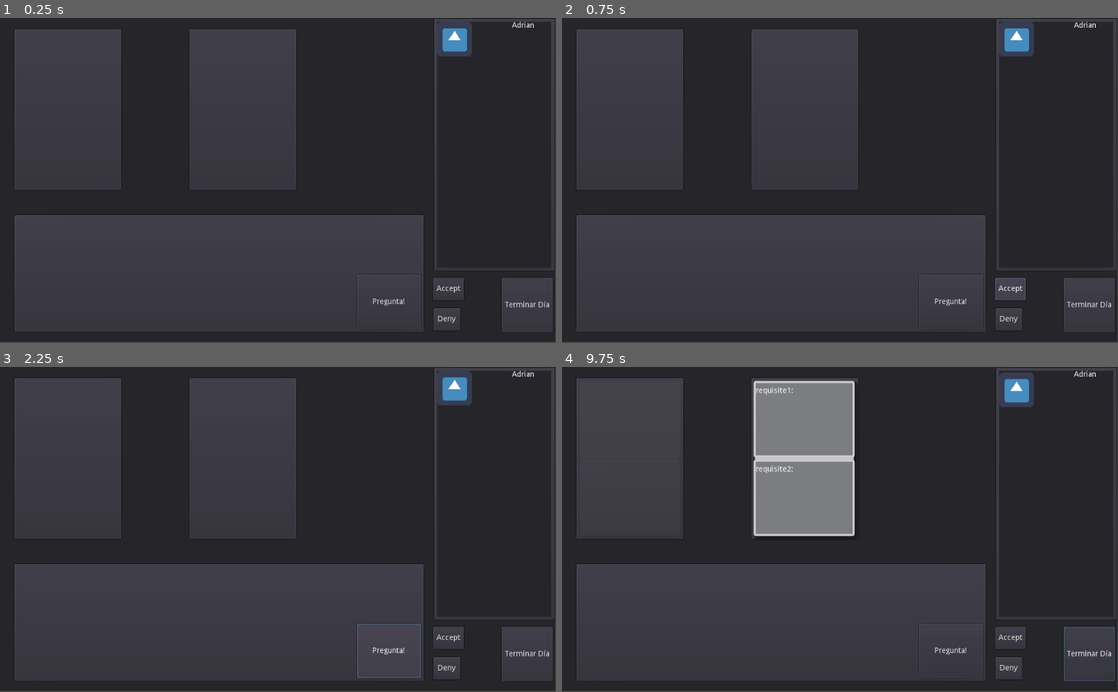
Above: before the commit, frames 1-4 (two rows, left to right).
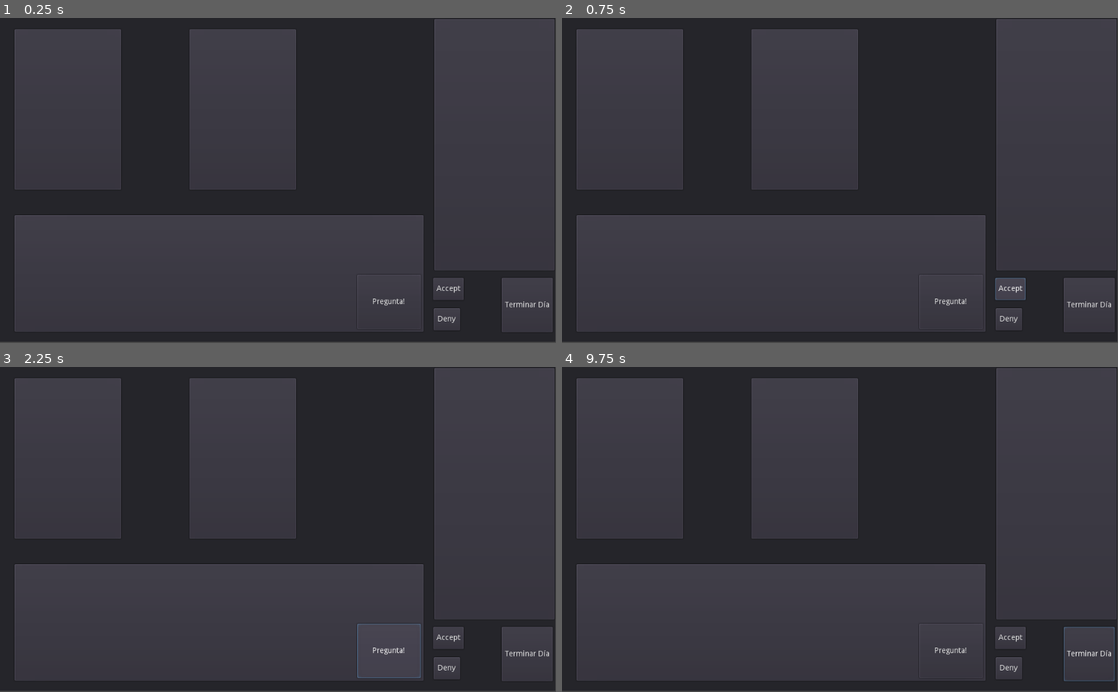
Above: after the commit, the same moments.

Repository: Clovisindo/CV-Please
Game: Godot game, scene res://scenes/main/main.tscn
Same seed, same stepped clock (60 frames per second), same inputs: the game is played once before the commit and once after it. The engine's default icon, where the game draws it, is replaced by a stand-in: a white triangle on a blue panel in a dark square.
Inputs (mouse positions are in pixels of both pictures, inside the frame that each line leads up to):
- Up to frame 1 (0.25 s): no input
- Up to frame 2 (0.75 s): click "Accept" at 0.5 s
- Up to frame 3 (2.25 s): click "Accept" at 1.25 s; click "Pregunta!" at 2 s
- Up to frame 4 (9.75 s): click "Deny" at 2.75 s; click "Terminar Día" at 3.5 s; click "Pregunta!" at 4.25 s; click "Deny" at 5 s; click "Terminar Día" at 5.75 s; click "Pregunta!" at 6.5 s; click "Accept" at 7.25 s; click "Deny" at 8 s; click "Terminar Día" at 8.75 s; tap Enter at 9.5 s; move the mouse to (1056, 493) at 9.52 s; click (1056, 493) at 9.67 s

The runs differ from the first frame. In frame 1, 9.3% of the frame differs, in the area x 78-100%, y 1-49%; in frame 2, 9.3%; in frame 3, 9.3%; in frame 4, 18%, in the area x 34-100%, y 1-53%.
Error in both runs: Invalid type in function 'add_data' in base 'Panel (applicant.gd)'. Cannot convert argument 2 from Array to Dictionary. (res://scenes/main/game_manager.gd:85)

Commit message:
Correcion problemas parametros enum
Corregido que , parece ser que al aplicar los recursos como variables, aplicaba la lectura de los enums de forma distinta, se arregla modificando en la escena de generacion de puzzle, que guarde el valor del enum y nu la clave.
Generados los puzzles actuales con el nuevo formato.

Diff:
--- a/data/puzzles/Adrian.tres
+++ b/data/puzzles/Adrian.tres
@@ -1,40 +1,77 @@
-[gd_resource type="Resource" load_steps=2 format=2]
+[gd_resource type="Resource" load_steps=14 format=2]
 
-[ext_resource path="res://src/levels/puzzle.gd" type="Script" id=1]
+[ext_resource path="res://src/domain/resources/resource_validation_response.gd" type="Script" id=1]
+[ext_resource path="res://src/levels/puzzle.gd" type="Script" id=2]
+[ext_resource path="res://src/domain/resources/resource_dummy_responses.gd" type="Script" id=3]
+[ext_resource path="res://src/domain/resources/resource_question_answer.gd" type="Script" id=4]
+[ext_resource path="res://src/domain/resources/resource_timeline_job.gd" type="Script" id=5]
+
+[sub_resource type="Resource" id=1]
+script = ExtResource( 4 )
+textUI = "requisite1"
+textUI_secondary = "requisite2"
+question = "question1"
+answer = "answer1"
+
+[sub_resource type="Resource" id=2]
+script = ExtResource( 3 )
+textUI = "no response"
+response = "no response2"
+
+[sub_resource type="Resource" id=3]
+script = ExtResource( 4 )
+textUI = "test1"
+textUI_secondary = ""
+question = "question1"
+answer = "answer1"
+
+[sub_resource type="Resource" id=4]
+script = ExtResource( 4 )
+textUI = "test2"
+textUI_secondary = ""
+question = "question2"
+answer = "answer2"
+
+[sub_resource type="Resource" id=5]
+script = ExtResource( 4 )
+textUI = "skill1"
+textUI_secondary = ""
+question = "question1"
+answer = "answer1"
+
+[sub_resource type="Resource" id=6]
+script = ExtResource( 4 )
+textUI = "skill2"
+textUI_secondary = ""
+question = "question2"
+answer = "answer2"
+
+[sub_resource type="Resource" id=7]
+script = ExtResource( 5 )
+textUI = "job1"
+timejob = " from date X to date Y"
+
+[sub_resource type="Resource" id=8]
+script = ExtResource( 1 )
+validationOKResp = "ok"
+validationNOKResp = "nok"
 
 [resource]
-script = ExtResource( 1 )
-validation_response = {
-"validationNOK": "message NOK",
-"validationOK": "message OK"
-}
-description = "description for design"
-dummy_comments = {
-"dummy1": "Dummy message 1",
-"dummy2": "Dummy message 2"
-}
+script = ExtResource( 2 )
+validation_response = [ SubResource( 8 ) ]
+description = "test puzzle"
+dummy_comments = [ SubResource( 2 ) ]
 applicant_name = "Adrian"
-appl_image = "adrian.png"
+appl_image = "Adrian.png"
 validate_solution = false
-work_type = 0
-difficulty = 0
-level_day = 0
-time_limit = 11
-requisites_answers = {
-"requisite1:": " question 1 player | answer 1 applicant",
-"requisite2:": " question 2 player | answer 2 applicant"
-}
-cross_questions = {
-"requisite1|requisite2:": " question 1 player | answer 1 applicant"
-}
+work_type = 1
+difficulty = 1
+level_day = 1
+time_limit = 5
+requisites_answers = [ SubResource( 3 ), SubResource( 4 ) ]
+cross_questions = [ SubResource( 1 ) ]
 salary_offer = 20000
 special_condition = "test"
-skills_answers = {
-"Skills1:": " question 1 player | answer 1 applicant",
-"Skills2:": " question 2 player | answer 2 applicant"
-}
-timeline_jobs = {
-"job1 ": " from date X to date Y",
-"job2 ": " from date 2X to date 2Y"
-}
-min_salary = 25000
+skills_answers = [ SubResource( 5 ), SubResource( 6 ) ]
+timeline_jobs = [ SubResource( 7 ) ]
+min_salary = 22000
--- a/data/puzzles/Clovis.tres
+++ b/data/puzzles/Clovis.tres
@@ -1,45 +1,77 @@
-[gd_resource type="Resource" load_steps=8 format=2]
+[gd_resource type="Resource" load_steps=14 format=2]
 
 [ext_resource path="res://src/levels/puzzle.gd" type="Script" id=1]
 [ext_resource path="res://src/domain/resources/resource_validation_response.gd" type="Script" id=2]
 [ext_resource path="res://src/domain/resources/resource_dummy_responses.gd" type="Script" id=3]
+[ext_resource path="res://src/domain/resources/resource_question_answer.gd" type="Script" id=4]
+[ext_resource path="res://src/domain/resources/resource_timeline_job.gd" type="Script" id=5]
 
-[sub_resource type="Resource" id=1]
+[sub_resource type="Resource" id=6]
+script = ExtResource( 4 )
+textUI = "Visual C# and entity framework:"
+textUI_secondary = "Good resolution skills and proactive:"
+question = "question 1 player "
+answer = " answer 1 applicant"
+
+[sub_resource type="Resource" id=7]
 script = ExtResource( 3 )
-textUI = ""
-response = ""
+textUI = "Already talk about that"
+response = "Don't know what to say"
 
-[sub_resource type="Resource" id=3]
-script = ExtResource( 3 )
-textUI = ""
-response = ""
+[sub_resource type="Resource" id=8]
+script = ExtResource( 4 )
+textUI = "Sql server relational DB:"
+textUI_secondary = ""
+question = "You work something with relational databases? "
+answer = " Yes, all my project work with relational tables."
 
-[sub_resource type="Resource" id=2]
+[sub_resource type="Resource" id=9]
+script = ExtResource( 4 )
+textUI = "Visual C# and entity framework:"
+textUI_secondary = ""
+question = " How many work experience you have in these tecnologies? "
+answer = " I made some tiny projects in class, like a videoclub and hotel check in app."
+
+[sub_resource type="Resource" id=10]
+script = ExtResource( 4 )
+textUI = "Good communication and self organization skills:"
+textUI_secondary = ""
+question = "What would you say are your strenghts in this? "
+answer = " I work and organize well my job on little tasks to improve my perfomance."
+
+[sub_resource type="Resource" id=11]
+script = ExtResource( 4 )
+textUI = "Good resolution skills and proactive:"
+textUI_secondary = ""
+question = "What do you mean with this? "
+answer = " I work step by step trying to find the better solution with independence."
+
+[sub_resource type="Resource" id=12]
+script = ExtResource( 5 )
+textUI = "Infrastructure technician at University of Vigo "
+timejob = "from April 2014 to date June 2014"
+
+[sub_resource type="Resource" id=13]
 script = ExtResource( 2 )
-validationOKResp = ""
-validationNOKResp = ""
-
-[sub_resource type="Resource" id=4]
-script = ExtResource( 2 )
-validationOKResp = ""
-validationNOKResp = ""
+validationOKResp = "Thanks for the job!"
+validationNOKResp = "Guess better luck next time..."
 
 [resource]
 script = ExtResource( 1 )
-validation_response = [ SubResource( 2 ), SubResource( 4 ) ]
-description = ""
-dummy_comments = [ SubResource( 1 ), SubResource( 3 ) ]
+validation_response = [ SubResource( 13 ) ]
+description = "First level design"
+dummy_comments = [ SubResource( 7 ) ]
 applicant_name = "Clovis"
-appl_image = "clovis"
-validate_solution = false
-work_type = "special_type2"
-difficulty = "hard"
-level_day = "level_3"
-time_limit = 11
-requisites_answers = [  ]
-cross_questions = [  ]
-salary_offer = 0
-special_condition = ""
-skills_answers = [  ]
-timeline_jobs = [  ]
-min_salary = 0
+appl_image = "Clovis.png"
+validate_solution = true
+work_type = 0
+difficulty = 0
+level_day = 0
+time_limit = 5
+requisites_answers = [ SubResource( 8 ), SubResource( 9 ) ]
+cross_questions = [ SubResource( 6 ) ]
+salary_offer = 15000
+special_condition = "not first job or not work experience."
+skills_answers = [ SubResource( 10 ), SubResource( 11 ) ]
+timeline_jobs = [ SubResource( 12 ) ]
+min_salary = 18000
--- a/scenes/_debug/generate_puzzles.gd
+++ b/scenes/_debug/generate_puzzles.gd
@@ -64,9 +64,9 @@
 		dummy2 = $"../../AdditionalInfoPanel/DummyCommentLineEdit2".text
 	dummy_comments.append(ResourceDummyResponse.new(dummy1,dummy2))
 	#job offer
-	work_type = $"../../JobOfferPanel/WorkTypeOptionMenu".get_item_text($"../../JobOfferPanel/WorkTypeOptionMenu".get_selected_id())
-	difficulty = $"../../JobOfferPanel/DifficultyOpMenu".get_item_text($"../../JobOfferPanel/DifficultyOpMenu".get_selected_id())
-	level_day = $"../../JobOfferPanel/LevelOpMenu".get_item_text($"../../JobOfferPanel/LevelOpMenu".get_selected_id())
+	work_type = $"../../JobOfferPanel/WorkTypeOptionMenu".get_selected_id()
+	difficulty = $"../../JobOfferPanel/DifficultyOpMenu".get_selected_id()
+	level_day = $"../../JobOfferPanel/LevelOpMenu".get_selected_id()
 	time_limit = int($"../../JobOfferPanel/TimeLimitLineEdit".text)
 
 	#dictionary requisites
